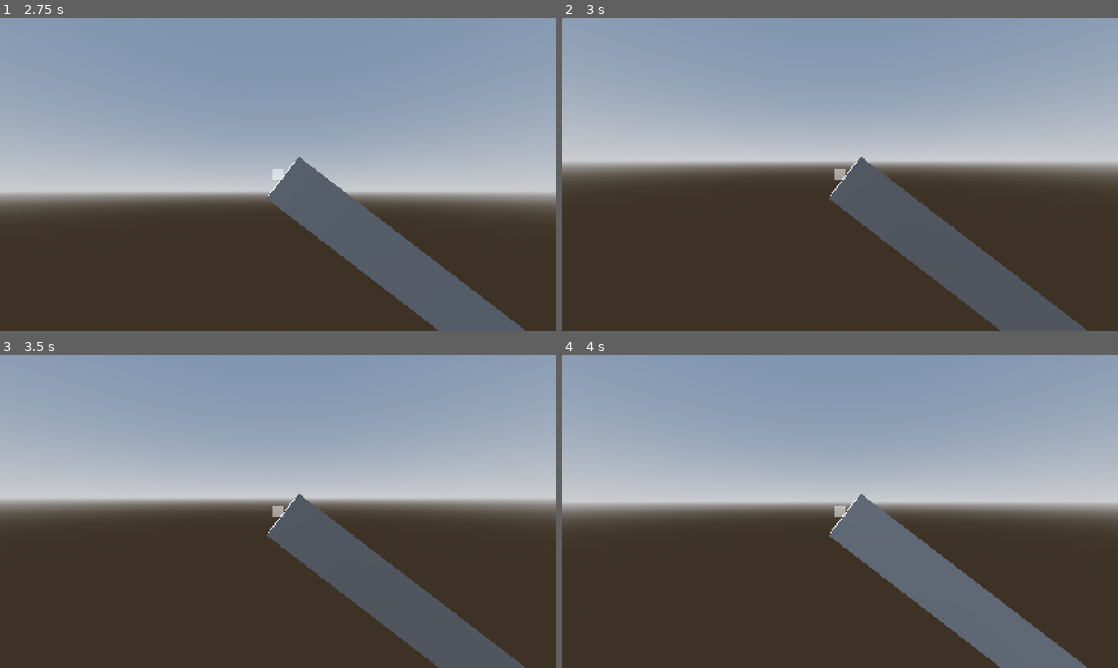
Above: before the commit, frames 1-4 (two rows, left to right).
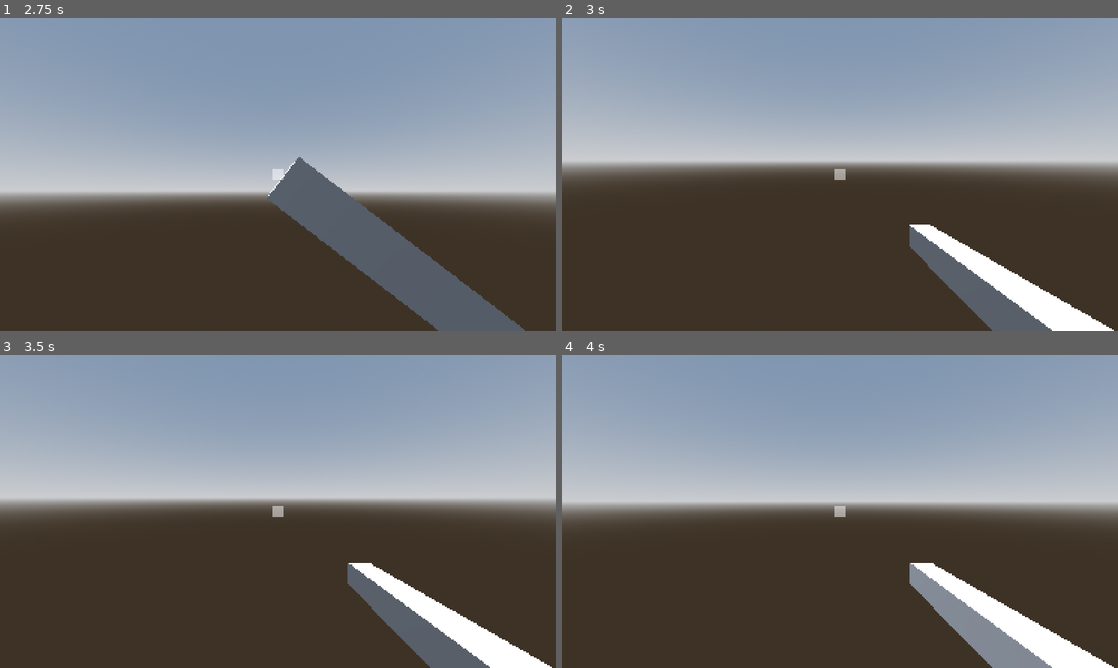
Above: after the commit, the same moments.

Repository: PixelSaver/Solstice
Game: Godot game, scene res://scriptsnscenes/main/main.tscn
Two runs of this game, one before a commit and one after it. Both use one fixed random seed, a clock stepped at 60 frames per second and the inputs below.
Inputs (mouse positions are in pixels of both pictures, inside the frame that each line leads up to):
- Up to frame 1 (2.75 s): tap Enter at 0.5 s; move the mouse to (305, 174) at 0.52 s; hold W (move_forward) from 0.53 s (still down); click (305, 174) at 0.6 s; tap Space (jump) at 0.77, 0.8, 1.07, 1.35, 1.52, 1.82, 2.3 s; move the mouse to (250, 174) at 1.27 s; click (250, 174) at 1.55 s; move the mouse to (289, 168) at 2.02 s; click (289, 168) at 2.1 s
- Up to frame 2 (3 s): keep holding W (move_forward); tap Space (jump) at 2.75 s; move the mouse to (834, 180) at 2.77 s; right-click (834, 180) at 2.85 s
- Up to frame 3 (3.5 s): keep holding W (move_forward); tap Space (jump) at 3.02, 3.32 s; click (272, 517) at 3.05 s
- Up to frame 4 (4 s): keep holding W (move_forward); tap Enter at 3.5 s; move the mouse to (878, 514) at 3.52 s; click (878, 514) at 3.6 s; tap Space (jump) at 3.77, 3.8 s

Frame 1 is identical in both runs. In frame 2, 5.9% of the frame differs, in the area x 48-100%, y 44-100%; in frame 3, 5.9%; in frame 4, 8.2%.

Commit message:
Enemy can die now

Diff:
--- a/scriptsnscenes/components/health_component.gd
+++ b/scriptsnscenes/components/health_component.gd
@@ -10,6 +10,9 @@
 func damage(attack:Attack):
 	health = max(health-attack.attack_damage, 0)
 	health_changed.emit(health)
+	if health == 0:
+		died.emit()
+	print("damaged, health is %s" % health)
 
 func heal(amount:float):
 	health = min(health+amount, max_health)
--- a/scriptsnscenes/enemy/enemy.gd
+++ b/scriptsnscenes/enemy/enemy.gd
@@ -1,11 +1,14 @@
 extends RigidBody3D
 class_name Enemy
 
+var health_component : HealthComponent
 var movement_points : EnemyMovementPoints
 var move_idx : int = 0
 var points : Array[Marker3D]
 
 func _ready() -> void:
+	health_component = get_tree().get_first_node_in_group("health_component")
+	health_component.died.connect(_on_death)
 	#DEBUG
 	await get_tree().create_timer(1).timeout
 	move_to_next_point()
@@ -26,3 +29,6 @@
 func _update_pos():
 	if move_idx < points.size():
 		self.global_position = points[move_idx].global_position
+
+func _on_death():
+	queue_free()
--- a/scriptsnscenes/enemy/enemy.tscn
+++ b/scriptsnscenes/enemy/enemy.tscn
@@ -18,6 +18,8 @@
 transform = Transform3D(1, 0, 0, 0, 1, 0, 0, 0, 1, -3.0559022e-10, 0.5, -3.0559022e-10)
 mesh = SubResource("BoxMesh_i43sd")
 
-[node name="HealthComponent" type="Node" parent="."]
+[node name="HealthComponent" type="Node" parent="." groups=["health_component"]]
 script = ExtResource("2_jbp2j")
+health = 2.999999999999991
+max_health = 2.999999999999991
 metadata/_custom_type_script = "uid://ytdy4c4eacl0"
--- a/scriptsnscenes/player/camera.gd
+++ b/scriptsnscenes/player/camera.gd
@@ -11,7 +11,8 @@
 
 func _input(_event: InputEvent) -> void:
 	if Input.is_action_just_pressed("l_click"):
-		#player._damage()
+		if raycast.is_colliding():
+			player._damage(raycast.get_collider())
 		pass
 	if Input.is_action_just_pressed("r_click"):
 		pass
--- a/scriptsnscenes/player/player.gd
+++ b/scriptsnscenes/player/player.gd
@@ -75,6 +75,6 @@
 			health_comp = child
 			break
 	if not health_comp:
-		push_error("No health comp found in Player.gd")
+		print("No health comp found in Player.gd")
 		return
 	health_comp.damage(Attack.new(damage))
--- a/scriptsnscenes/player/player.tscn
+++ b/scriptsnscenes/player/player.tscn
@@ -1,6 +1,6 @@
 [gd_scene load_steps=6 format=3 uid="uid://cdk6hwb4hi2wc"]
 
-[ext_resource type="Script" uid="uid://caoxvdkgf16i3" path="res://scriptsnscenes/Player/player.gd" id="1_2f8j2"]
+[ext_resource type="Script" uid="uid://caoxvdkgf16i3" path="res://scriptsnscenes/player/player.gd" id="1_2f8j2"]
 [ext_resource type="Script" uid="uid://bpd70n6phuypx" path="res://scriptsnscenes/player/camera.gd" id="2_c072m"]
 
 [sub_resource type="CapsuleShape3D" id="CapsuleShape3D_3rsb5"]
@@ -12,7 +12,11 @@
 
 [node name="Player" type="CharacterBody3D"]
 script = ExtResource("1_2f8j2")
+speed = null
+acceleration = null
+jump_height = null
 camera_sens = 5.0
+damage = null
 
 [node name="CShape" type="CollisionShape3D" parent="."]
 transform = Transform3D(1, 0, 0, 0, 1, 0, 0, 0, 1, 0, 1, 0)
@@ -27,7 +31,7 @@
 gun = NodePath("Marker3D/MeshInstance3D")
 
 [node name="RayCast3D" type="RayCast3D" parent="Camera"]
-target_position = Vector3(0, 0, -10)
+target_position = Vector3(0, 0, -30)
 
 [node name="Marker3D" type="Marker3D" parent="Camera"]
 transform = Transform3D(1, 0, 0, 0, 1, 0, 0, 0, 1, 0.58578, -0.45000005, -0.6030617)
